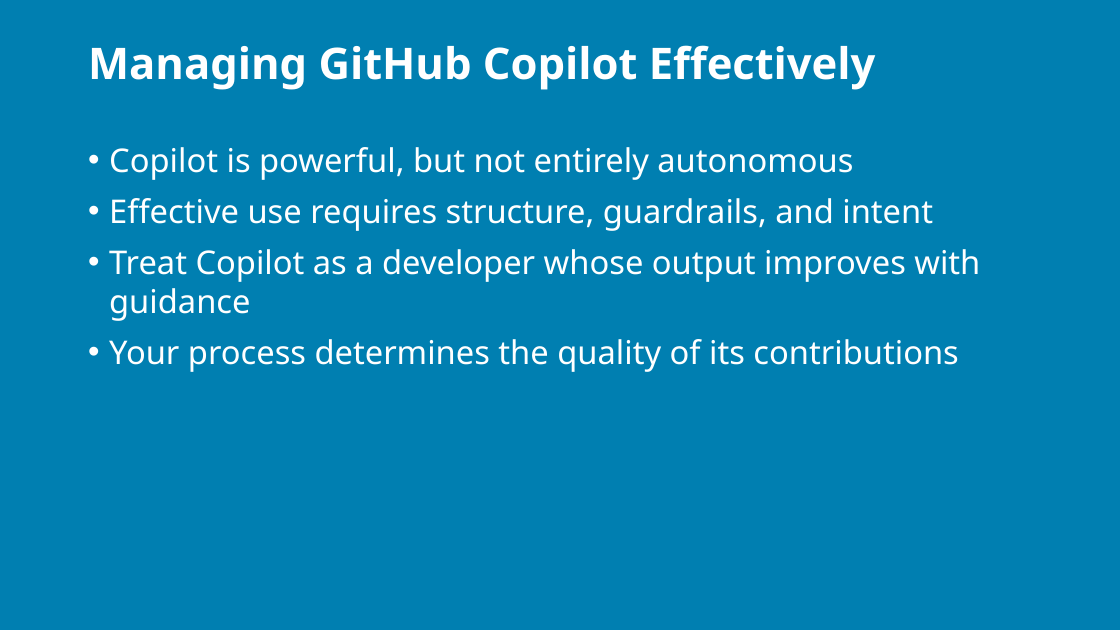
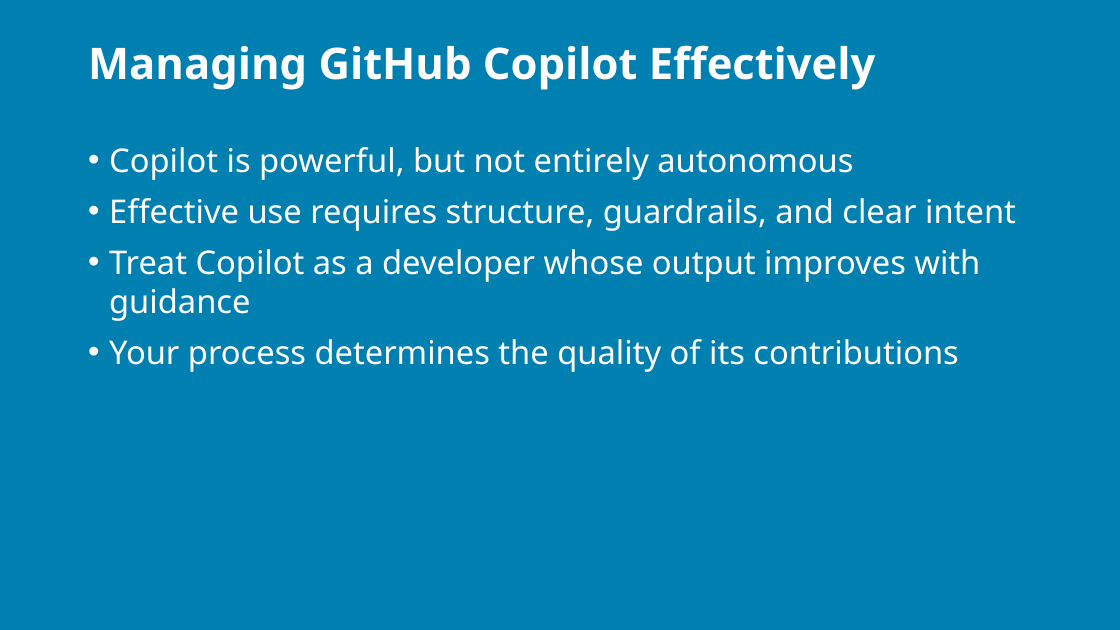
Before and after one commit to j0hnnymiller/AI-Assisted-Software-Development, a slide deck: slide 21 of Slides/AIABSD-2-day-brownfield.pptx. Drawn at 1120x630 pixels with LibreOffice and Linux fonts; fonts in the diff are those of the drawing; background and template pictures are left out. Boxes give left, top, right and bottom in pixels: in the first picture for what was removed or moved away, otherwise in the second. Text is boxed around its words. In the diff, an @@ line names an element or a change of style, - is before the commit and + after.

```diff
--- a/Slides/AIABSD-2-day-brownfield.pptx
+++ b/Slides/AIABSD-2-day-brownfield.pptx
@@ text at box(109, 198, 1016, 231): text changed @@
-• Effective use requires structure, guardrails, and intent
+• Effective use requires structure, guardrails, and clear intent
```
Also in this commit, not shown: 13 other slides changed, 1 other file.
